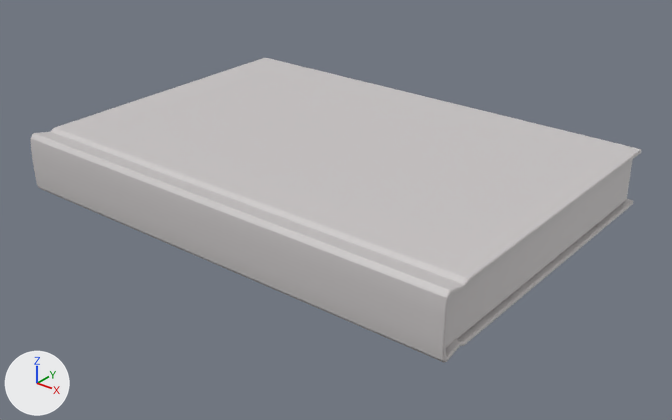
Renders of the FBX model resources/stage5/objects/book.fbx from each side of a commit.
Camera for both pictures: a 50 mm lens placed at (1.615, -1.991, 1.108), pointed at (0.046, -0.03, -0.108). The axes (+X, +Y, +Z) are drawn at lower left. The lights are the same throughout. Where no turn or scale is listed for an object, it has been applied to the vertices.

Objects in the first picture: 'book'.
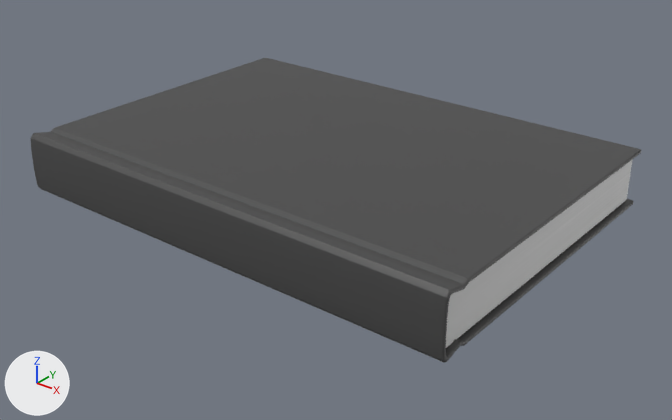
The newer file is also turned or shifted as a whole; pictures and numbers use the older file's frame.

Changed parts and their boxes (x1, y1, x2, y2) in the pictures (672 x 420 px):
'book', recoloured: (31, 58, 641, 362) in both

The edits, one by one:
Picture 'book.png' (img_book_png) is new.
Material 'book1' (mat_book1) is new.
Its texture is img_book_png (with its transparency).
me_mesh has 606 vertices, 590 faces and spans x -0.74..0.74, y -0.525..0.525, z -0.093..0.093.
me_mesh no longer uses material mat_book9 (picture img_c_png).
me_mesh now uses material mat_book1 (picture img_book_png).
